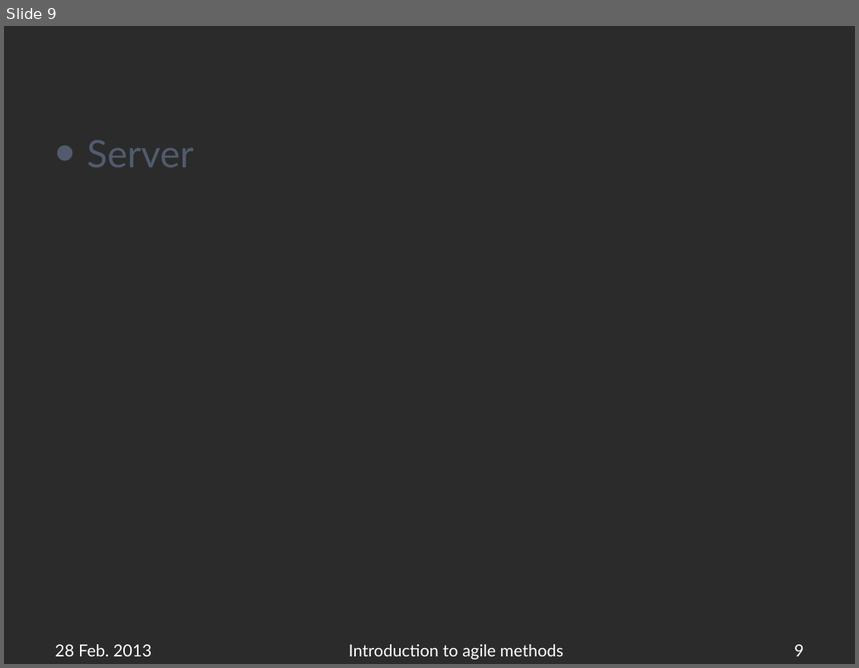
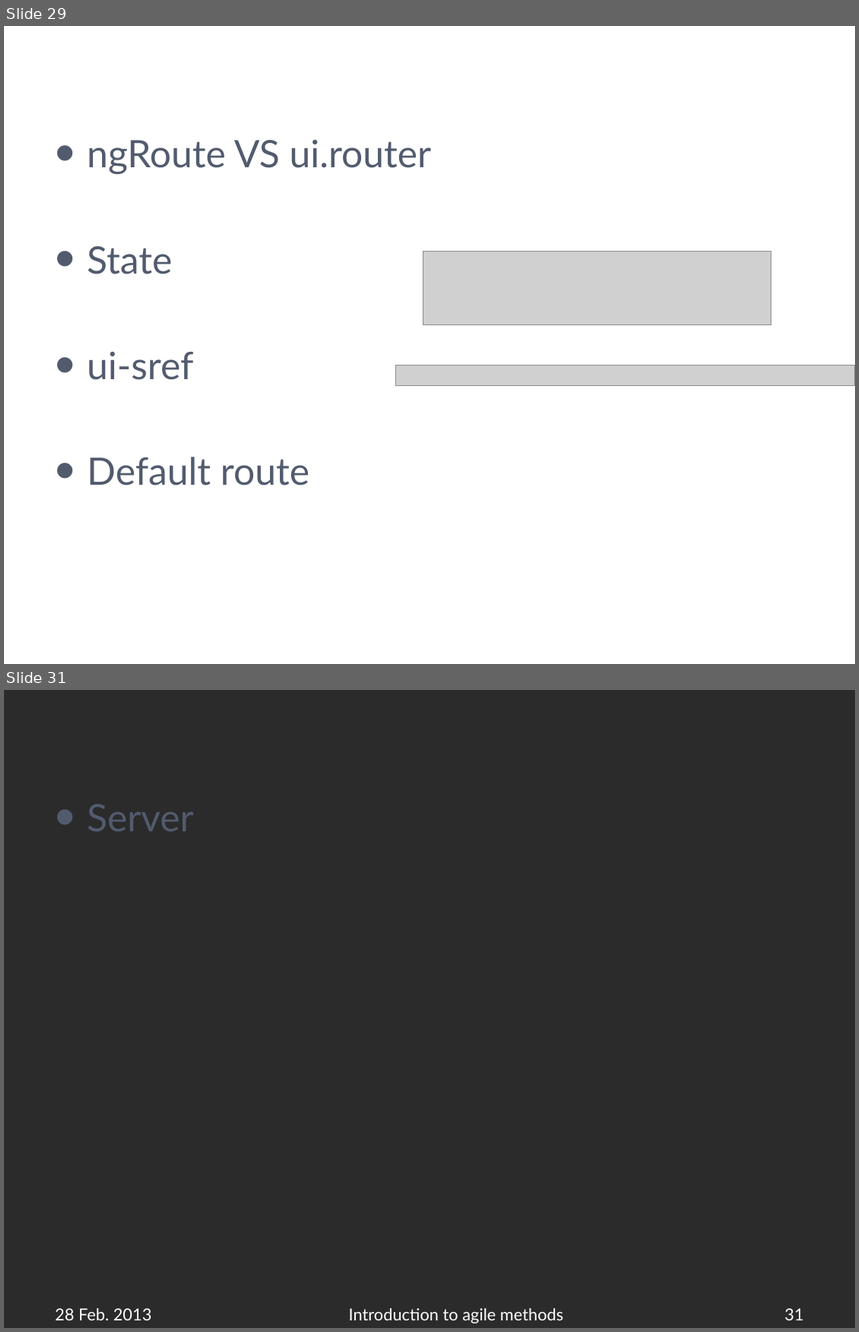
Before and after one commit to APGoblinShark/ap-bb-resources, a slide deck: AP-BrownBag(Javascript).pptx. Shown one above the other, each under a label of ours: slide 9 before the commit, slides 29 and 31 after it; the slides between them are not shown. The pictures are 859x668 and 859x1332 pixels, drawn with LibreOffice and Linux fonts; fonts in the diff are those of the drawing; grey boxes stand for pictures; background and template pictures are left out; a plain dark background stands for a picture behind light text. Boxes give left, top, right and bottom in pixels: in the first picture for what was removed or moved away, otherwise in the second. Text is boxed around its words. In the diff, an @@ line names an element or a change of style, - is before the commit and + after.

```diff
--- a/AP-BrownBag(Javascript).pptx
+++ b/AP-BrownBag(Javascript).pptx
@@ slide 29 added at (x1=4, y1=26, x2=855, y2=664), background picture (left out) @@
@@ title added at (x1=296, y1=34, x2=839, y2=78), 24 pt, text #FFFFFF @@
+Routing
@@ text added at (x1=87, y1=139, x2=432, y2=486), 32 pt, text #525B6E @@
+• ngRoute VS ui.router
+• State
+• ui-sref
+• Default route
@@ picture added at (x1=423, y1=252, x2=771, y2=325) @@
@@ picture added at (x1=396, y1=366, x2=855, y2=386) @@
@@ what was slide 9 is now slide 31 @@
@@ page number at (x1=785, y1=1309, x2=804, y2=1321): text changed @@
-9
+31
```
Also in this commit, not shown: 1 slide changed, 21 other slides added.
